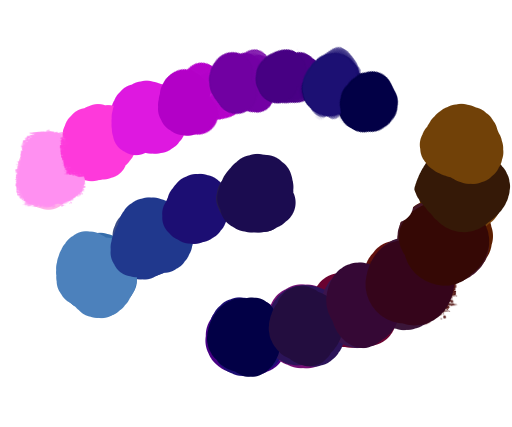
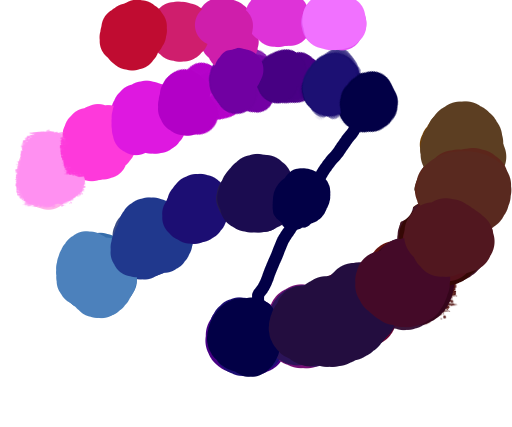
Before/after of a 512×427 layered artwork. What changed in the layer stack:
painted on "Warstwa 2" over [99, 0, 512, 367]
